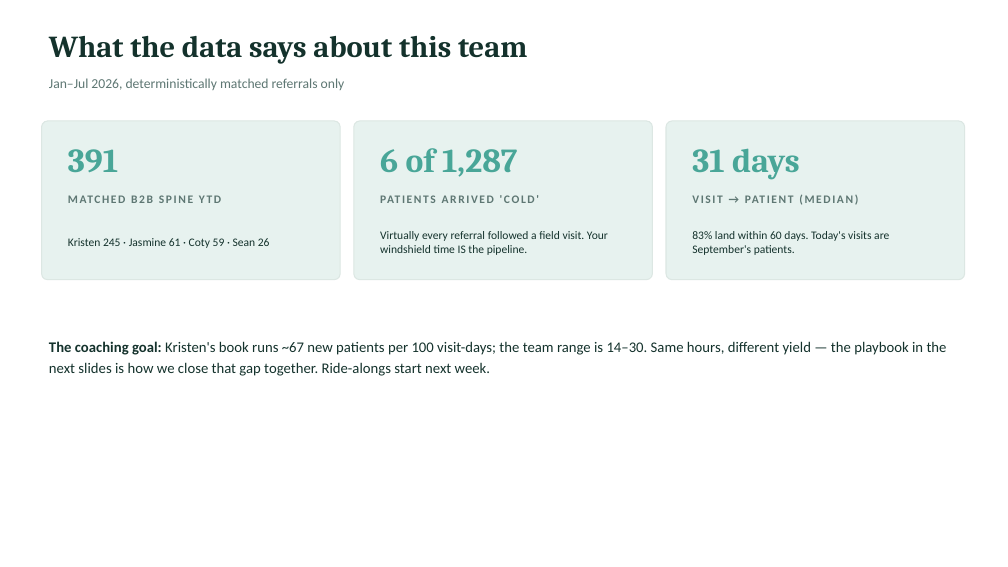
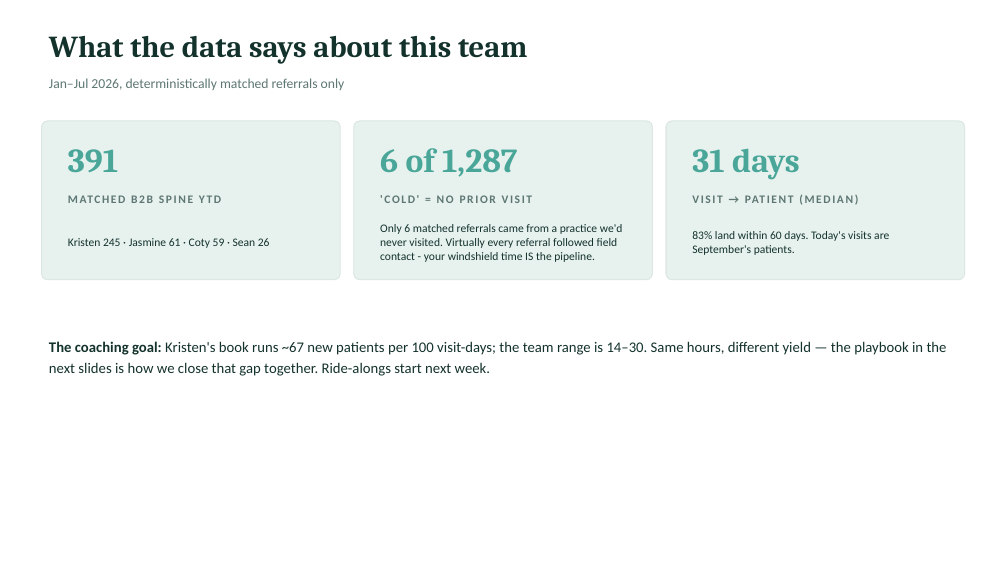
Before and after one commit to JosephAndrewMacLean/SHP, a slide deck: slide 3 of pm/kristen-share/SHP-Spine-Team-Rollout_Kristen_Jul22.pptx. Drawn at 1008x567 pixels with LibreOffice and Linux fonts; fonts in the diff are those of the drawing. Boxes give left, top, right and bottom in pixels: in the first picture for what was removed or moved away, otherwise in the second. Text is boxed around its words. In the diff, an @@ line names an element or a change of style, - is before the commit and + after.

```diff
--- a/pm/kristen-share/SHP-Spine-Team-Rollout_Kristen_Jul22.pptx
+++ b/pm/kristen-share/SHP-Spine-Team-Rollout_Kristen_Jul22.pptx
@@ text at (x1=380, y1=195, x2=532, y2=203): text changed @@
-PATIENTS ARRIVED 'COLD'
+'COLD' = NO PRIOR VISIT
@@ text at (x1=380, y1=224, x2=623, y2=262): text changed @@
-Virtually every referral followed a field visit. Your windshield time IS the pipeline.
+Only 6 matched referrals came from a practice we'd never visited. Virtually every referral followed field contact - your windshield time IS the pipeline.
```
Also in this commit, not shown: 1 other file.
